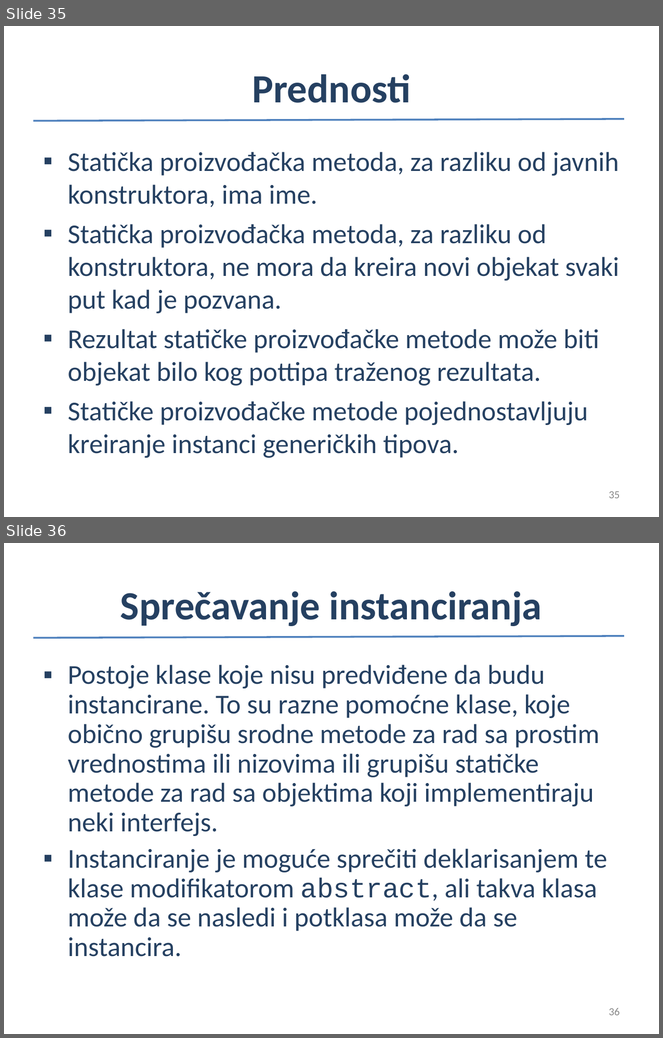
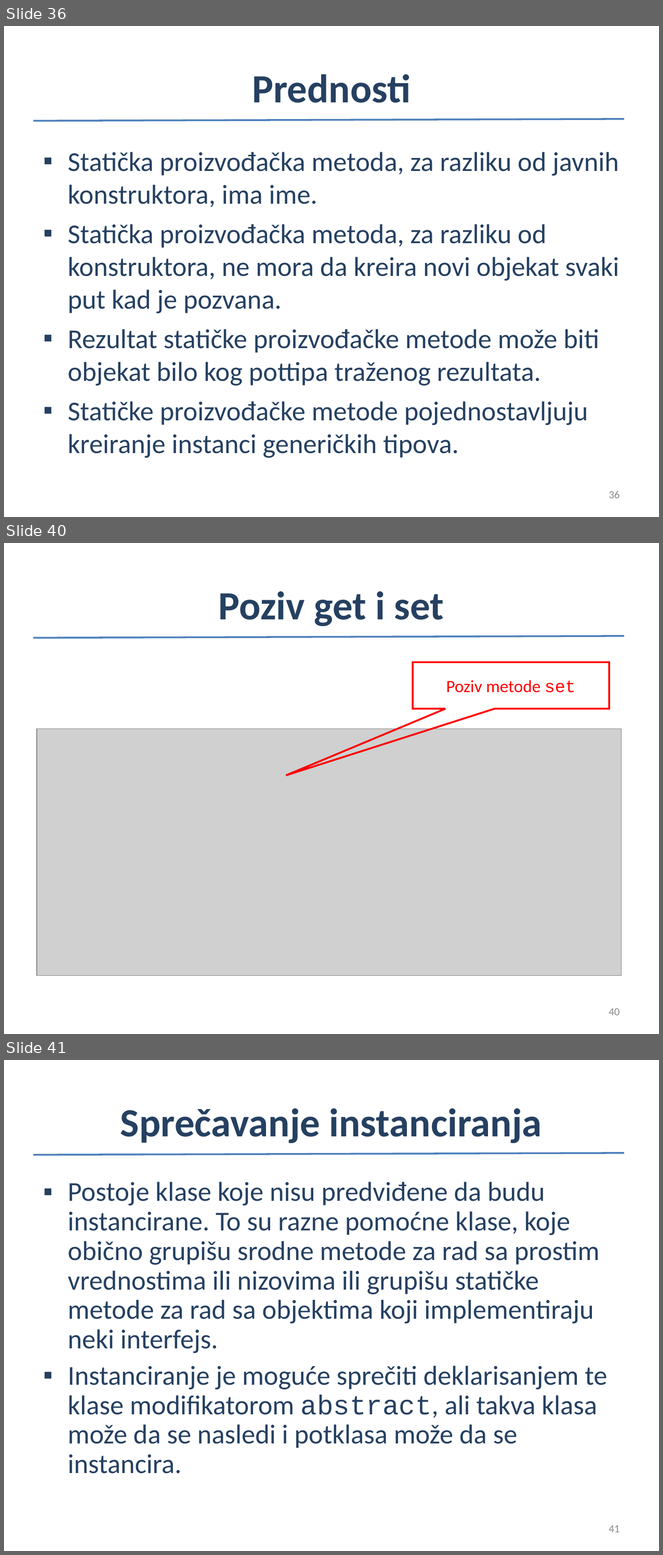
Before and after one commit to nndjov/oop2, a slide deck: 1_Izvrsavanja/1_IzvrsavanjePrograma.ppt. Shown one above the other, each under a label of ours: slides 35 and 36 before the commit, slides 36, 40 and 41 after it; the slides between them are not shown. The pictures are 663x1038 and 663x1555 pixels, drawn with LibreOffice and Linux fonts; fonts in the diff are those of the drawing; grey boxes stand for pictures. Boxes give left, top, right and bottom in pixels: in the first picture for what was removed or moved away, otherwise in the second. Text is boxed around its words. In the diff, an @@ line names an element or a change of style, - is before the commit and + after.

```diff
--- a/1_Izvrsavanja/1_IzvrsavanjePrograma.ppt
+++ b/1_Izvrsavanja/1_IzvrsavanjePrograma.ppt
@@ slide 40 added at (x1=4, y1=543, x2=659, y2=1034), background #FFFFFF; not listed: 1 template element that a slide beside it also shows @@
@@ title added at (x1=219, y1=591, x2=444, y2=626), 44 pt, text #254061, bold @@
+Poziv get i set
@@ speech box added at (x1=413, y1=662, x2=609, y2=709), outline #FF0000 2.01 pt, 19 pt, text #FF0000 @@
+Poziv metode set
@@ picture added at (x1=37, y1=729, x2=622, y2=976) @@
@@ page number added at (x1=609, y1=1008, x2=620, y2=1016), 12 pt, text #898989 @@
+40
@@ what was slide 35 is now slide 36 @@
@@ page number at (x1=609, y1=491, x2=620, y2=499): text changed @@
-35
+36
@@ what was slide 36 is now slide 41 @@
@@ page number at (x1=609, y1=1525, x2=620, y2=1533): text changed @@
-36
+41
```
Also in this commit, not shown: 9 slides changed, 5 other slides added, 1 slide removed.
